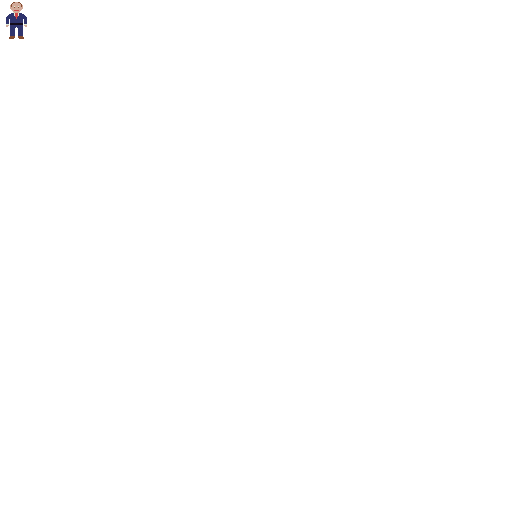
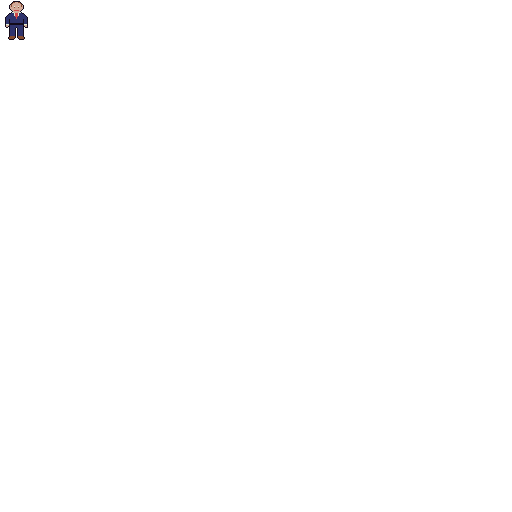
Two versions of the same layered image (512 x 512). Layer-by-layer changes:
painted on "Layer" over box(5, 1, 28, 40)
